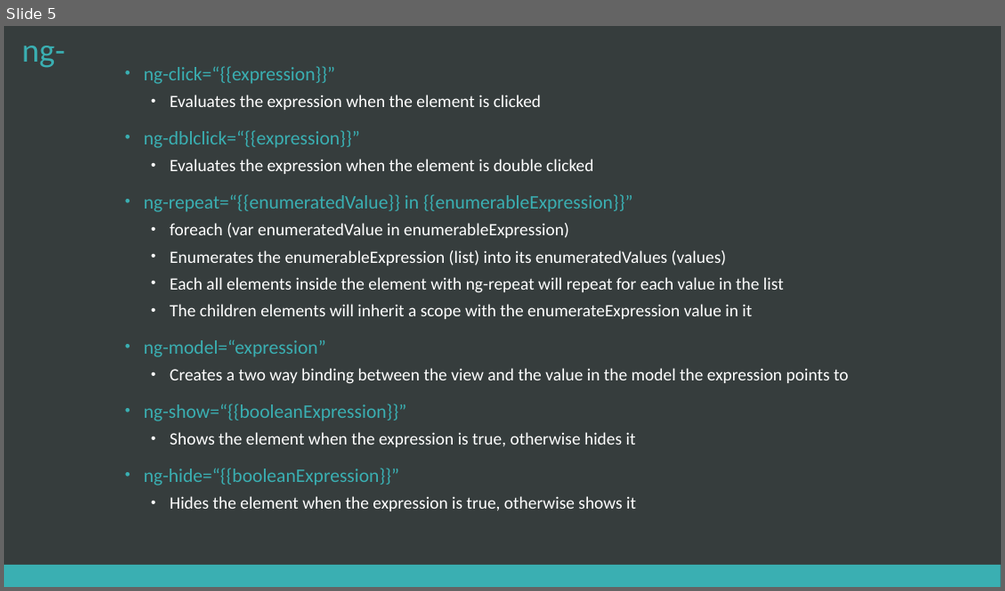
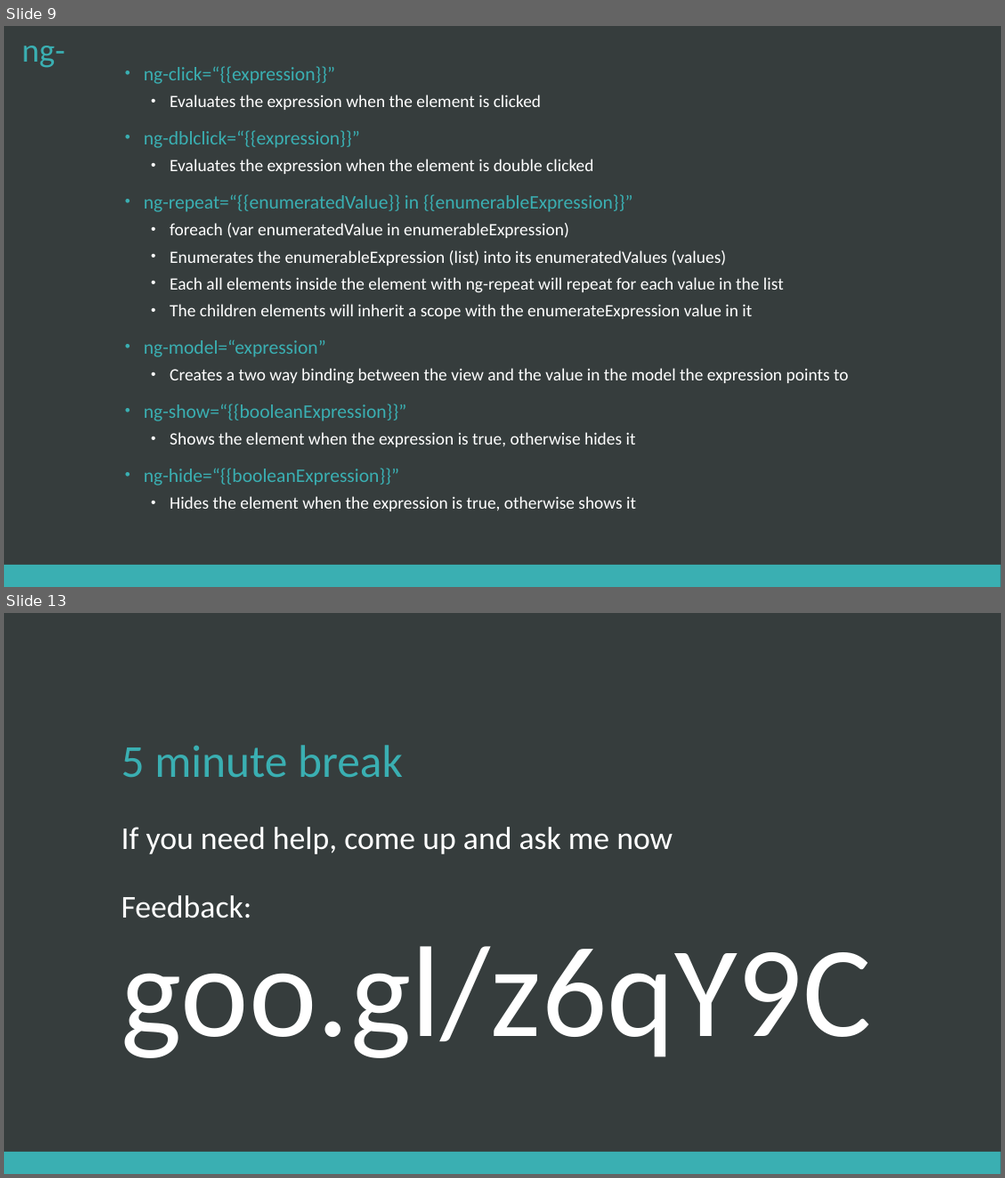
Before and after one commit to chcaru/workshop, a slide deck: workshop2/presentation.pptx. Shown one above the other, each under a label of ours: slide 5 before the commit, slides 9 and 13 after it; the slides between them are not shown. The pictures are 1005x591 and 1005x1178 pixels, drawn with LibreOffice and Linux fonts; fonts in the diff are those of the drawing. Boxes give left, top, right and bottom in pixels: in the first picture for what was removed or moved away, otherwise in the second. Text is boxed around its words. In the diff, an @@ line names an element or a change of style, - is before the commit and + after.

```diff
--- a/workshop2/presentation.pptx
+++ b/workshop2/presentation.pptx
@@ slide 13 added at <box>4,613,1001,1174</box>, background #363D3D; not listed: 1 template element that a slide beside it also shows @@
@@ title added at <box>121,745,872,1058</box>, 30.6 pt, text #FFFFFF @@
+5 minute break
+If you need help, come up and ask me now
+Feedback:
+goo.gl/z6qY9C
@@ what was slide 5 is now slide 9 @@
```
Also in this commit, not shown: 4 slides changed, 9 other slides added, 6 other files.
